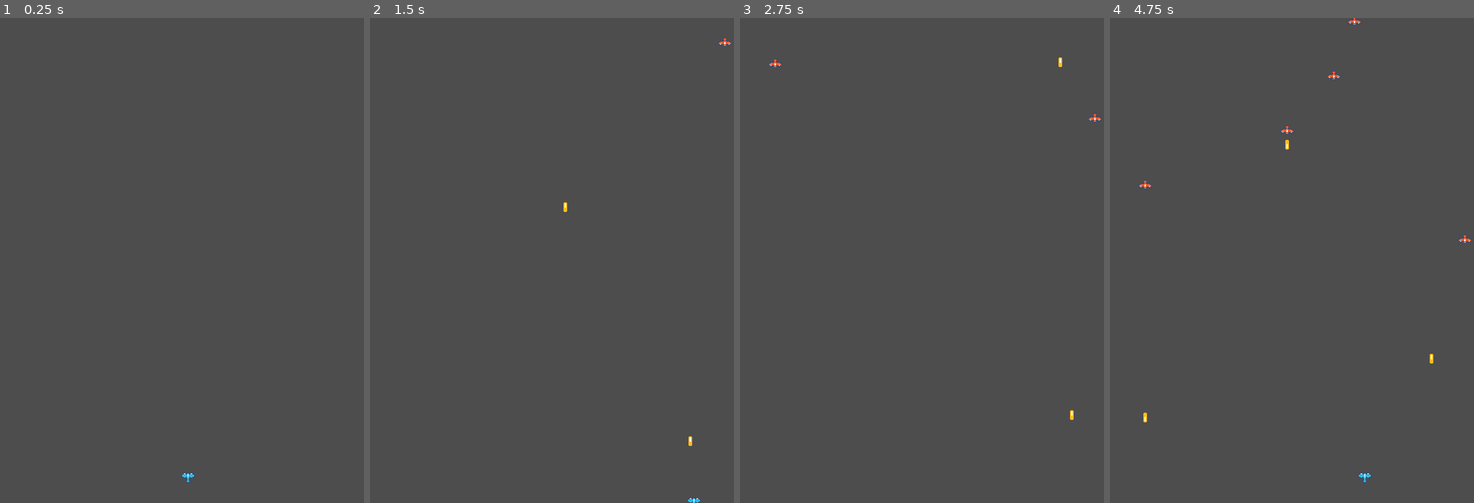
Above: before the commit, frames 1-4 (left to right).
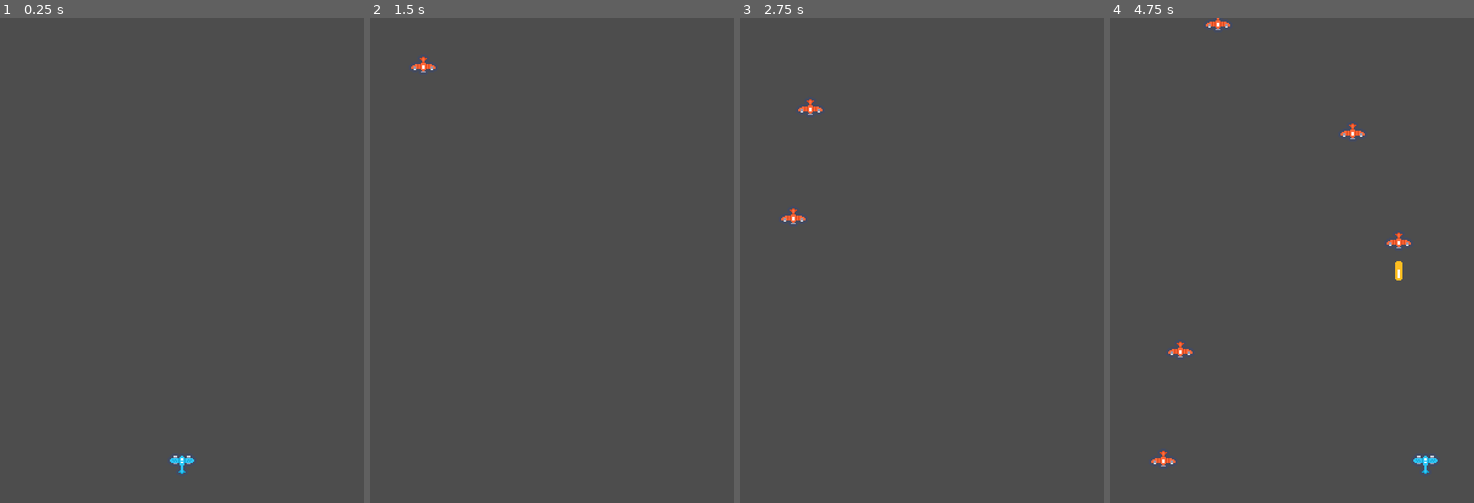
Above: after the commit, the same moments.

Repository: ProsaurusRex/Bullet-Hell-Lessons
Game: Godot game, scene res://game.tscn
Two runs of this game, one before a commit and one after it. Both use one fixed random seed, a clock stepped at 60 frames per second and the inputs below.
Inputs:
- Up to frame 1 (0.25 s): no input
- Up to frame 2 (1.5 s): tap Enter at 0.5 s; hold D (p1_right) 0.53-1.28 s; tap Space (p1_shoot) at 0.6, 1.35 s; hold S (p1_down) from 1.28 s (still down)
- Up to frame 3 (2.75 s): release S (p1_down) at 2.03 s; hold D (p1_right) from 2.03 s (still down); tap Space (p1_shoot) at 2.1 s
- Up to frame 4 (4.75 s): release D (p1_right) at 2.78 s; hold W (p1_up) 2.78-3.53 s; tap Space (p1_shoot) at 2.85, 3.6, 4.35 s; hold A (p1_left) from 3.53 s (still down)

The runs differ from the first frame. In frame 1, 0.1% of the frame differs, in the area x 46-54%, y 90-96%; in frame 2, 0.2%; in frame 3, 0.3%; in frame 4, 0.8%, in the area x 8-100%, y 0-96%.

Commit message:
Health and Desctruction

Diff:
--- a/enemy.gd
+++ b/enemy.gd
@@ -11,3 +11,9 @@
 	if time_since_firing >= bullet_cooldown:
 		time_since_firing = 0
 		attack()
+
+
+func _on_area_entered(area: Area2D) -> void:
+	if area is Bullet:
+		area.queue_free()
+	queue_free()
--- a/enemy.tscn
+++ b/enemy.tscn
@@ -9,6 +9,8 @@
 height = 20.0
 
 [node name="Enemy" type="Area2D"]
+collision_layer = 4
+collision_mask = 34
 script = ExtResource("1_jn20x")
 bullet_scene = ExtResource("2_mac5a")
 speed = 100
@@ -25,3 +27,5 @@
 
 [node name="Marker2D" type="Marker2D" parent="."]
 position = Vector2(0, 11)
+
+[connection signal="area_entered" from="." to="." method="_on_area_entered"]
--- a/game.gd
+++ b/game.gd
@@ -4,10 +4,9 @@
 
 @export var enemy_scene: PackedScene
 
-
 func _on_enemy_spawn_timer_timeout() -> void:
 	var new_enemy = enemy_scene.instantiate()
 	new_enemy.position.y = -20
-	new_enemy.position.x = randi_range(0, 600)
+	new_enemy.position.x = randi_range(0, 600 / 2)
 	new_enemy.bullet_manager = bullet_manager
 	add_child(new_enemy)
--- a/game.tscn
+++ b/game.tscn
@@ -9,7 +9,7 @@
 enemy_scene = ExtResource("2_7j8u7")
 
 [node name="Player" parent="." node_paths=PackedStringArray("bullet_manager") instance=ExtResource("1_8p3n0")]
-position = Vector2(310, 758)
+position = Vector2(149, 369)
 bullet_manager = NodePath("../Bullets")
 
 [node name="Bullets" type="Node2D" parent="."]
@@ -18,4 +18,8 @@
 wait_time = 0.9
 autostart = true
 
+[node name="Camera2D" type="Camera2D" parent="."]
+position = Vector2(149, 201)
+zoom = Vector2(2, 2)
+
 [connection signal="timeout" from="EnemySpawnTimer" to="." method="_on_enemy_spawn_timer_timeout"]
--- a/player.gd
+++ b/player.gd
@@ -9,6 +9,7 @@
 var right = "p1_right"
 var shoot = "p1_shoot"
 
+var health = 3
 
 # Called every frame. 'delta' is the elapsed time since the previous frame.
 func _physics_process(delta: float) -> void:
@@ -25,4 +26,7 @@
 
 
 func _on_area_entered(area: Area2D) -> void:
-	queue_free()
+	health -= 1
+	area.queue_free()
+	if health <= 0:
+		queue_free()
